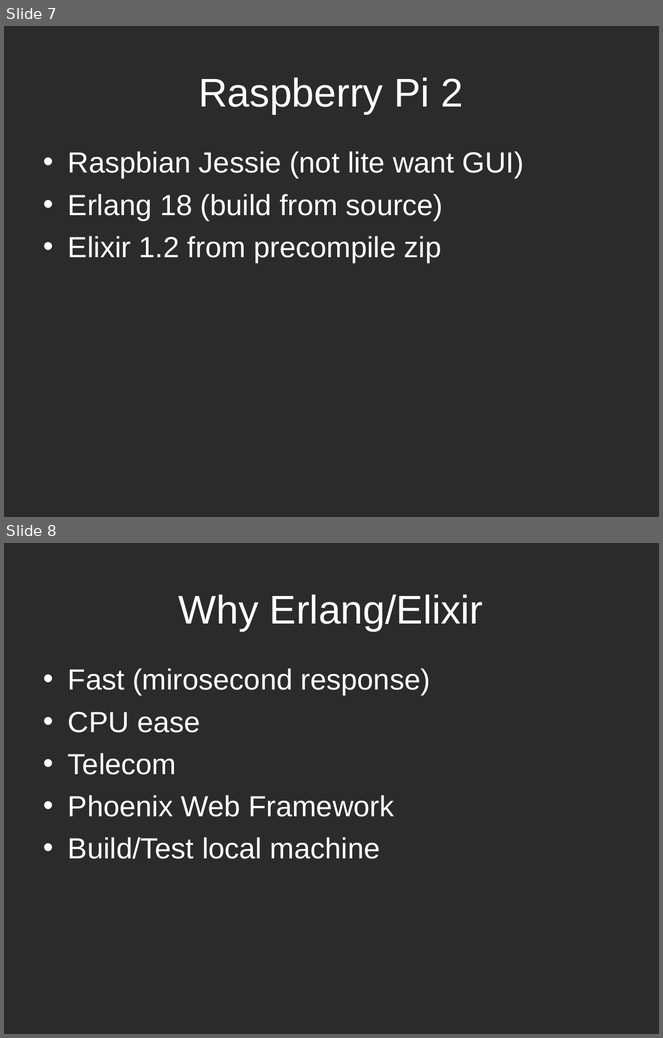
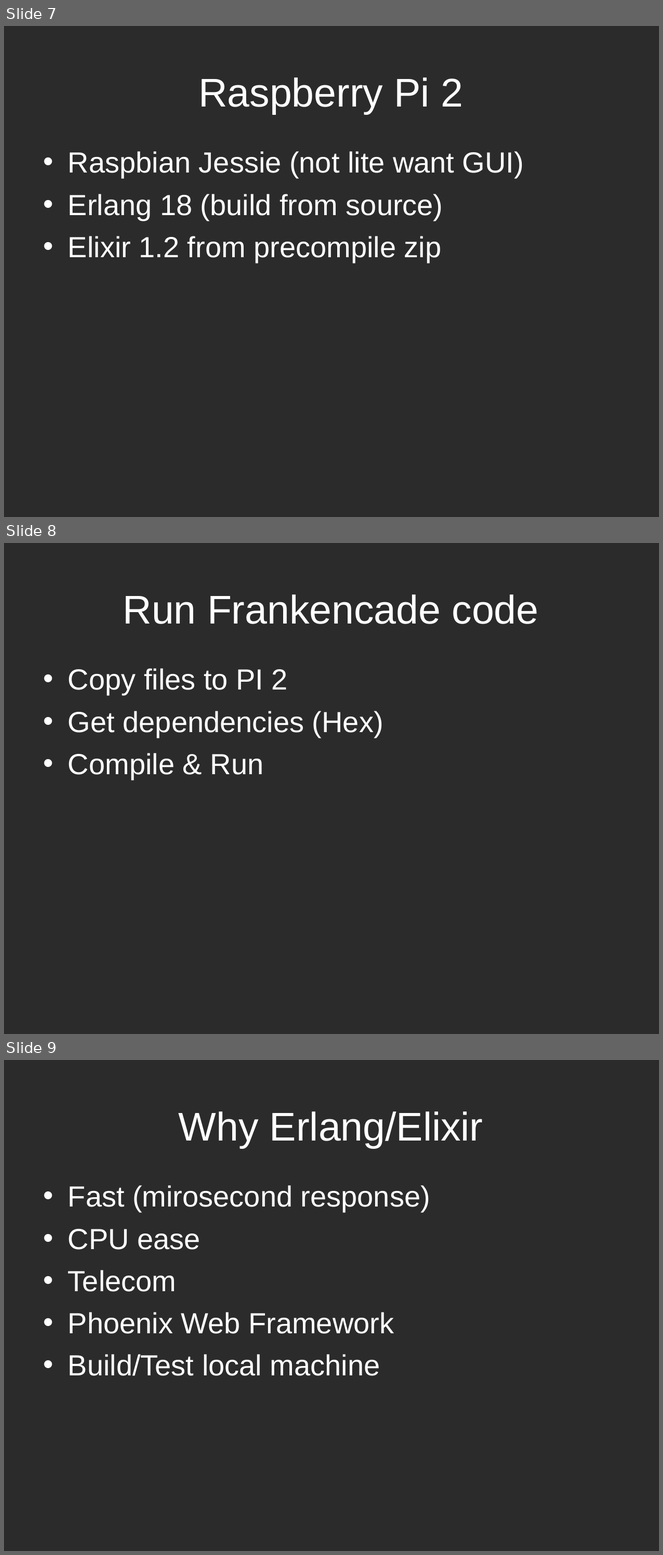
Before and after one commit to paaschpa/frankencade, a slide deck: ccc2016.ppt. Shown one above the other, each under a label of ours: slides 7 and 8 before the commit, slides 7, 8 and 9 after it. The pictures are 663x1038 and 663x1555 pixels, drawn with LibreOffice and Linux fonts; fonts in the diff are those of the drawing; background and template pictures are left out; a plain dark background stands for a picture behind light text. Boxes give left, top, right and bottom in pixels: in the first picture for what was removed or moved away, otherwise in the second. Text is boxed around its words. In the diff, an @@ line names an element or a change of style, - is before the commit and + after.

```diff
--- a/ccc2016.ppt
+++ b/ccc2016.ppt
@@ slide 8 added at bbox=[4, 543, 659, 1034], background picture (left out) @@
@@ title added at bbox=[123, 594, 539, 624], 44 pt, text #FFFFFF @@
+Run Frankencade code
@@ text added at bbox=[68, 668, 384, 780], 32 pt, text #FFFFFF @@
+• Copy files to PI 2
+• Get dependencies (Hex)
+• Compile & Run
@@ what was slide 8 is now slide 9 @@
```
Also in this commit, not shown: 2 slides changed, 1 other slide added, 1 other file.
